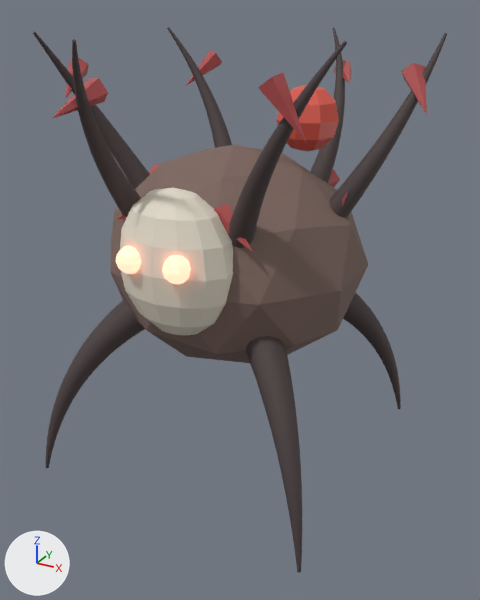
The glTF model bramblecrown/assets/models/thornling.glb: old version first, new version second.
Both versions are drawn from a camera (50 mm lens) standing at (0.509, -0.907, 0.733) and looking at (0.02, -0.018, 0.289). The lights are fixed; the arrows at lower left show +X, +Y and +Z. The older version comes first. Vertices at exactly the same position are counted once.

The first picture shows 'thornling'.
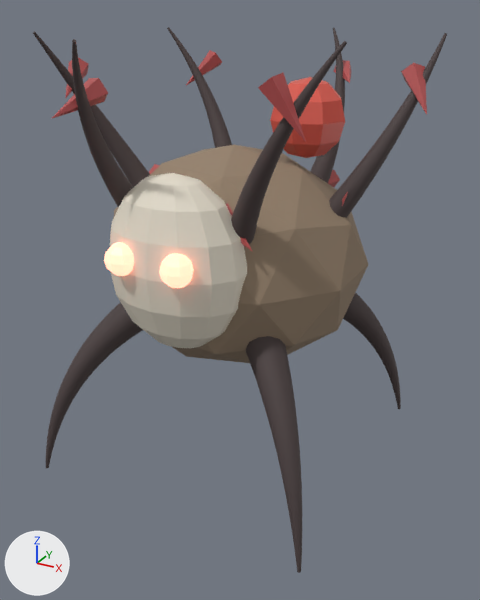
Diff of the bpy script that builds the scene:
```diff
--- a/bramblecrown/assets/models/thornling.glb.py
+++ b/bramblecrown/assets/models/thornling.glb.py
@@ mat_crown_bark @@
+mat_crown_bark = principled_material('crown_bark')
+mat_crown_bark.base_color = (0.3, 0.22, 0.15)  # brown #95816c
+mat_crown_bark.roughness = 0.9
@@ me_icosphere @@
 me_icosphere.from_pydata(...)  # 3220 vertices, 6332 faces; spans x -0.288..0.282, y -0.299..0.3, z -0.001..0.701
 # used by ob_thornling; location = (0.0, 0.0, 0.0)
+# me_icosphere part 1: 184 of 3220 vertices moved; they spanned x -0.091..0.091, y -0.245..-0.109, z 0.29..0.51 and now span x -0.108..0.108, y -0.258..-0.098, z 0.27..0.53; mean shift (0.0, -0.005, 0.001); largest move (0.016, -0.149, 0.502) -> (0.0, -0.17, 0.27)
+# me_icosphere part 2: 42 of 3220 vertices moved; they spanned x 0.05..0.15, y 0.0..0.1, z 0.53..0.63 and now span x 0.04..0.16, y -0.01..0.11, z 0.52..0.64; mean shift (0.0, 0.0, 0.0); largest move (0.1, 0.093, 0.555) -> (0.121, 0.071, 0.632)
+# me_icosphere part 3: 80 faces spanning x -0.209..0.209, y -0.2..0.2, z 0.18..0.54 switch from mat_thornwood_light (brown #7c655d) to mat_crown_bark (brown #95816c)
 me_icosphere.materials.append(mat_thornwood)
```

Changed parts and their boxes (x1, y1, x2, y2) in the pictures (480 x 600 px; the box of a moved part takes in the faces that stretch with it):
part 1 of me_icosphere, moved or reshaped
    before: (116, 188, 233, 335)
    after: (104, 173, 247, 348)
part 2 of me_icosphere, moved or reshaped
    before: (277, 85, 339, 152)
    after: (270, 77, 345, 158)
part 3 of me_icosphere, recoloured
    both: (113, 145, 368, 363)
